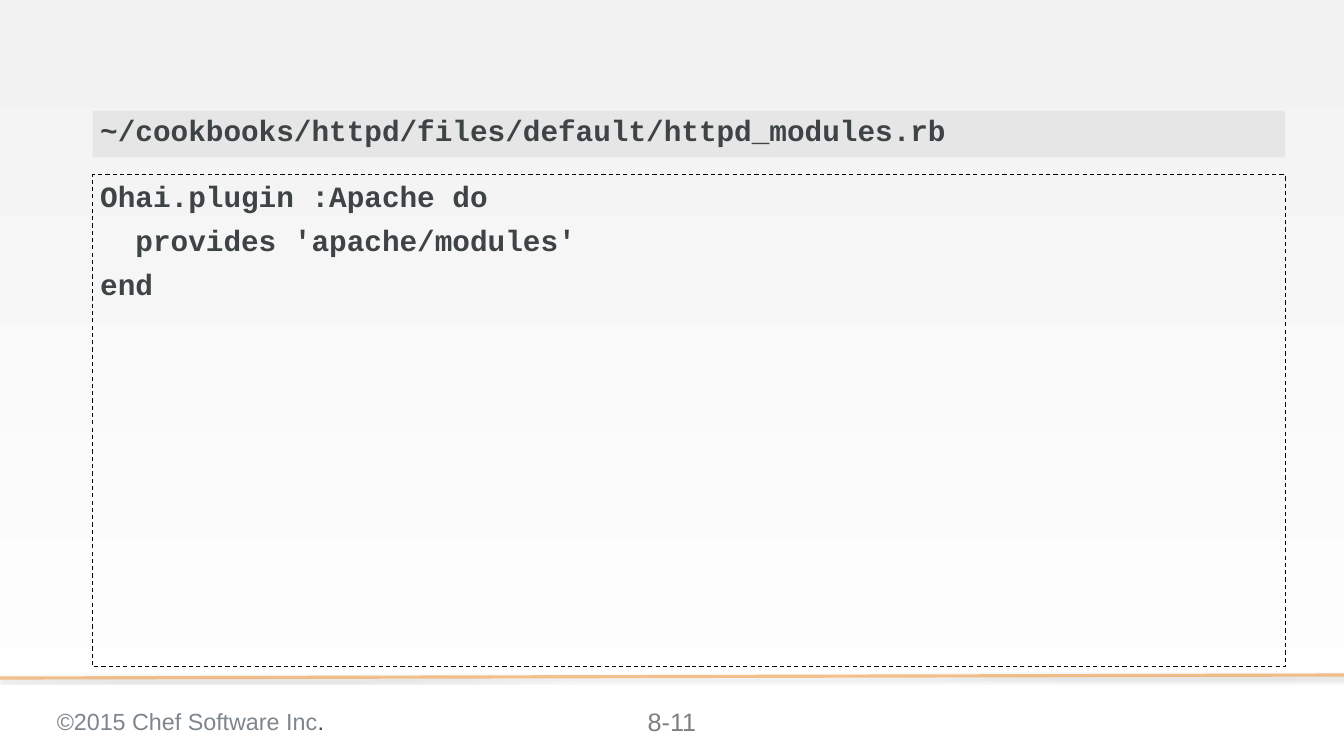
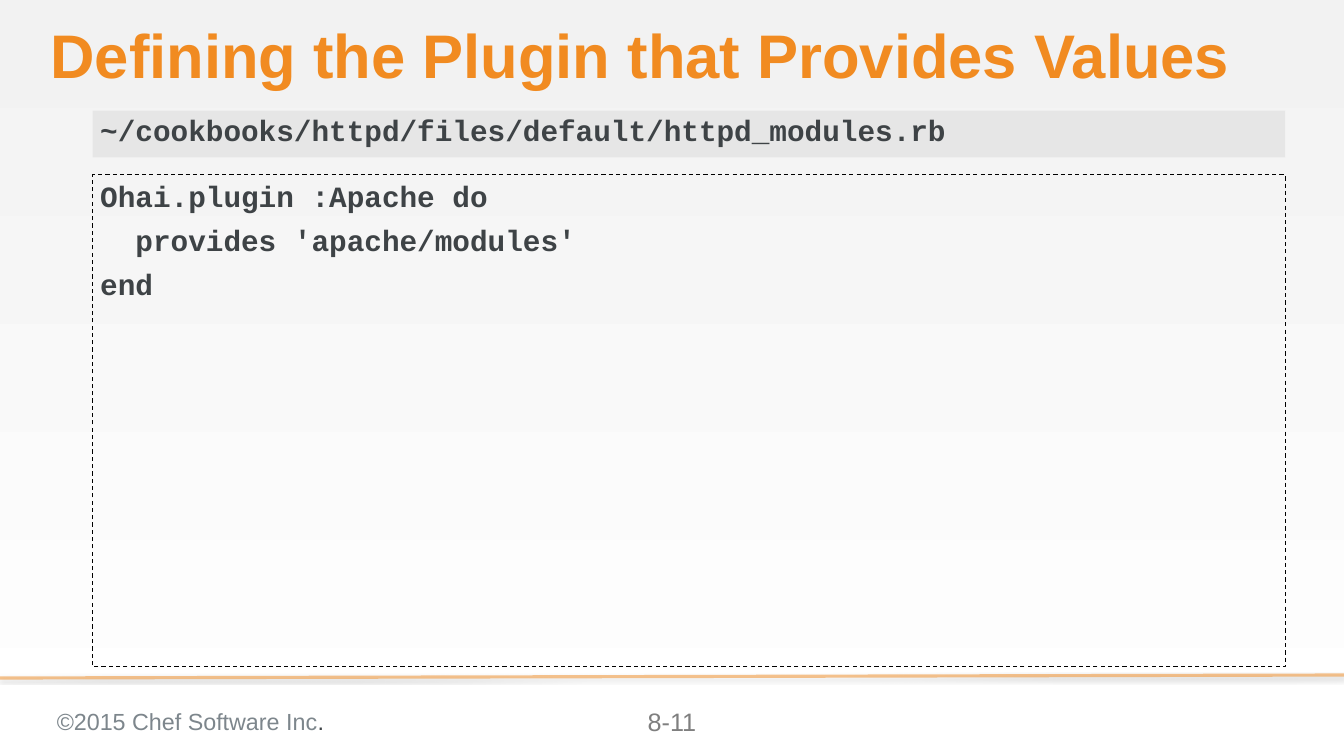
Before and after one commit to chef-training/extending_cookbooks, a slide deck: slide 11 of 08-creating_ohai_plugins.pptx. Drawn at 1344x756 pixels with LibreOffice and Linux fonts; fonts in the diff are those of the drawing; background and template pictures are left out. Boxes give left, top, right and bottom in pixels: in the first picture for what was removed or moved away, otherwise in the second. Text is boxed around its words. In the diff, an @@ line names an element or a change of style, - is before the commit and + after.

```diff
--- a/08-creating_ohai_plugins.pptx
+++ b/08-creating_ohai_plugins.pptx
@@ title added at [50,33,1229,90], 58.7 pt, text #F18B21, bold @@
+Defining the Plugin that Provides Values
```
Also in this commit, not shown: 8 other slides changed, 5 slides added.
